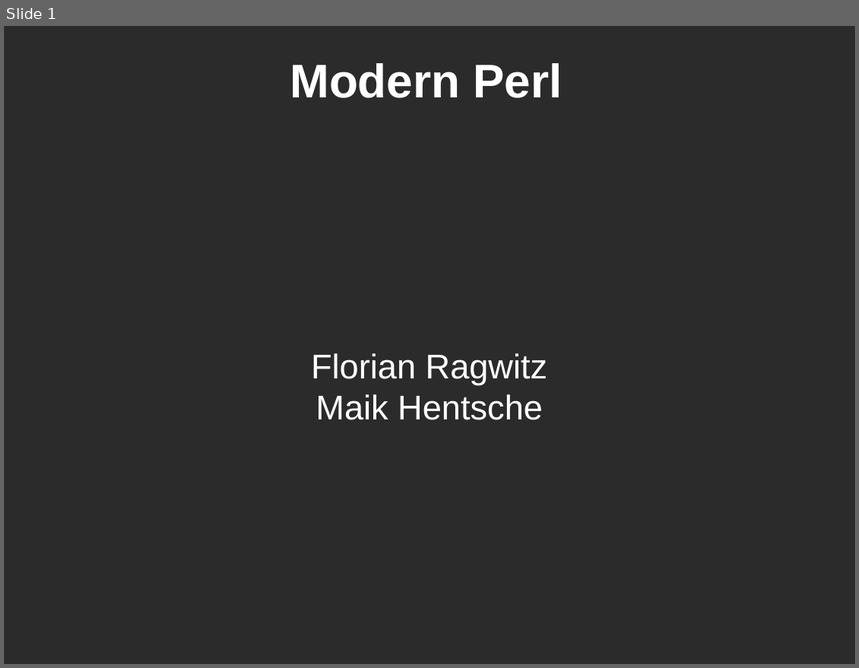
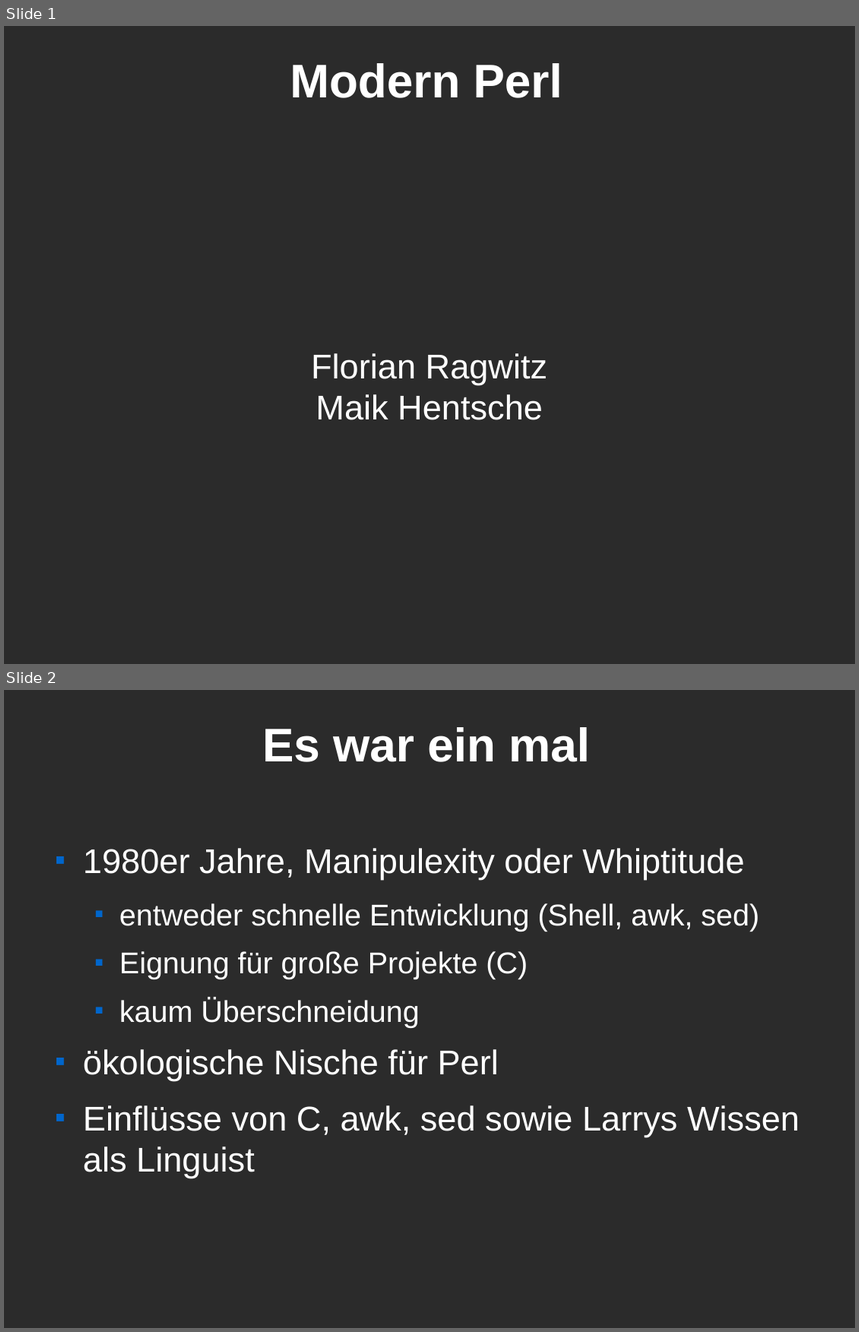
Before and after one commit to Caldrin/Vortrag_CLT, a slide deck: Modern Perl.odp. Shown one above the other, each under a label of ours: slide 1 before the commit, slides 1 and 2 after it. The pictures are 859x668 and 859x1332 pixels, drawn with LibreOffice and Linux fonts; fonts in the diff are those of the drawing; background and template pictures are left out; a plain dark background stands for a picture behind light text. Boxes give left, top, right and bottom in pixels: in the first picture for what was removed or moved away, otherwise in the second. Text is boxed around its words. In the diff, an @@ line names an element or a change of style, - is before the commit and + after.

Commit message:
Mehr Folien

```diff
--- a/Modern Perl.odp
+++ b/Modern Perl.odp
@@ slide 2 added at <box>4,690,855,1328</box>, background picture (left out) @@
@@ title added at <box>262,727,590,762</box>, 44 pt, text #FFFFFF, bold @@
+Es war ein mal
@@ text added at <box>83,848,800,1179</box>, 32 pt, text #FFFFFF @@
+■ 1980er Jahre, Manipulexity oder Whiptitude
+  ■ entweder schnelle Entwicklung (Shell, awk, sed)
+  ■ Eignung für große Projekte (C)
+  ■ kaum Überschneidung
+■ ökologische Nische für Perl
+■ Einflüsse von C, awk, sed sowie Larrys Wissen als Linguist
```
Also in this commit, not shown: 1 other file.
